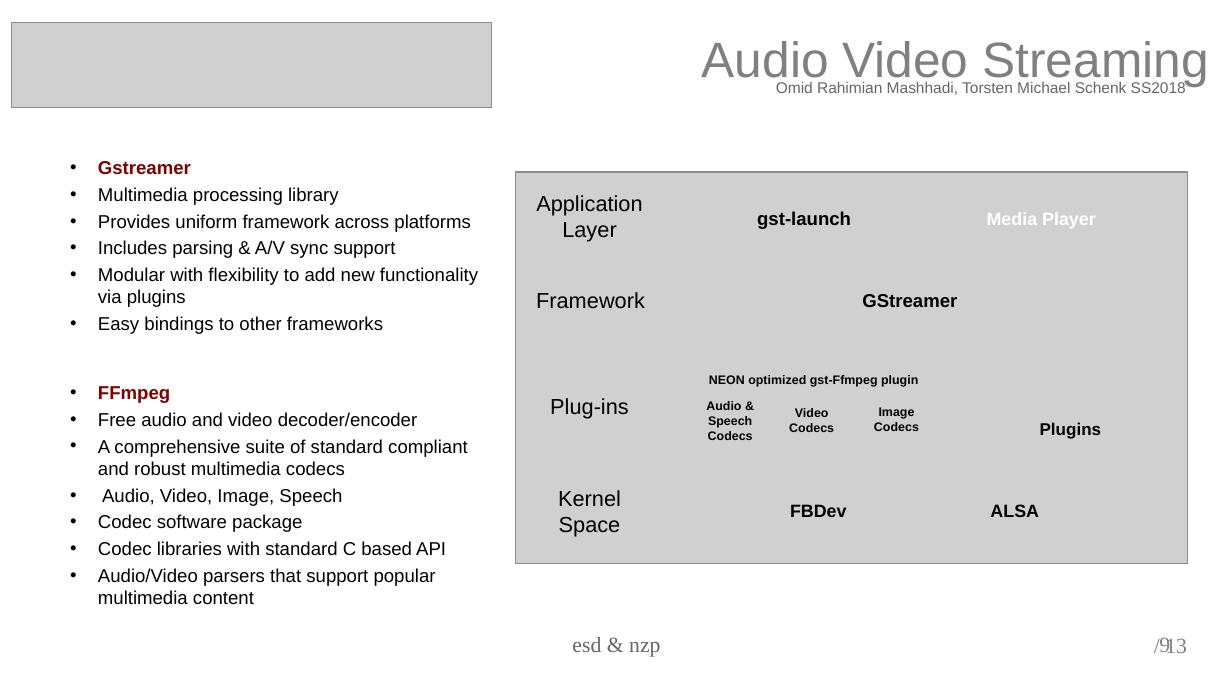
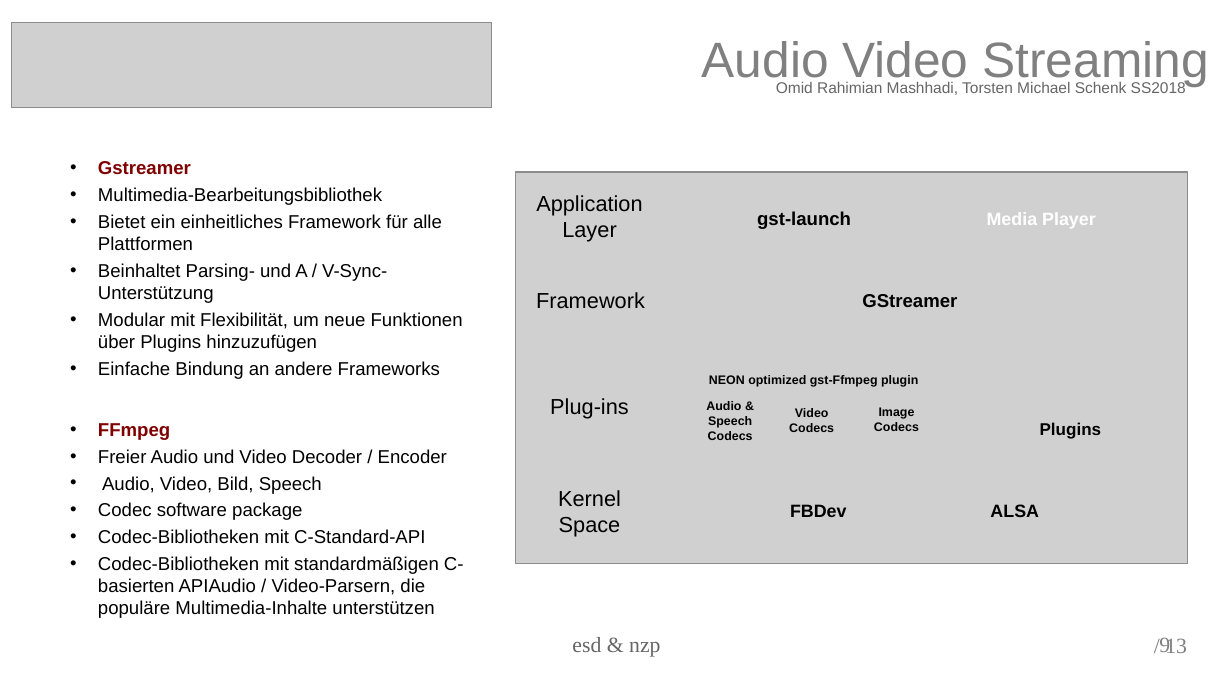
Before and after one commit to torstenschenk/beuth-avatar-ss2018, a slide deck: slide 9 of Presentation/Projekt/AVstreaming-Gruppe-15.odp. Drawn at 1232x693 pixels with LibreOffice and Linux fonts; fonts in the diff are those of the drawing; grey boxes stand for pictures. Boxes give left, top, right and bottom in pixels: in the first picture for what was removed or moved away, otherwise in the second. Text is boxed around its words. In the diff, an @@ line names an element or a change of style, - is before the commit and + after.

```diff
--- a/Presentation/Projekt/AVstreaming-Gruppe-15.odp
+++ b/Presentation/Projekt/AVstreaming-Gruppe-15.odp
@@ text at (98, 187, 463, 379): text changed @@
-• Multimedia processing library
-• Provides uniform framework across platforms
-• Includes parsing & A/V sync support
-• Modular with flexibility to add new functionality via plugins
-• Easy bindings to other frameworks
+• Multimedia-Bearbeitungsbibliothek
+• Bietet ein einheitliches Framework für alle Plattformen
+• Beinhaltet Parsing- und A / V-Sync-Unterstützung
+• Modular mit Flexibilität, um neue Funktionen über Plugins hinzuzufügen
+• Einfache Bindung an andere Frameworks
@@ text at (98, 449, 447, 494): text changed @@
-• Free audio and video decoder/encoder
-• A comprehensive suite of standard compliant and robust multimedia codecs
-• Audio, Video, Image, Speech
+• Freier Audio und Video Decoder / Encoder
+• Audio, Video, Bild, Speech
@@ text at (98, 529, 464, 618): text changed @@
-• Codec libraries with standard C based API
-• Audio/Video parsers that support popular multimedia content
+• Codec-Bibliotheken mit C-Standard-API
+• Codec-Bibliotheken mit standardmäßigen C-basierten APIAudio / Video-Parsern, die populäre Multimedia-Inhalte unterstützen
```
Also in this commit, not shown: 2 other slides changed, 1 slide added, 1 slide removed.
